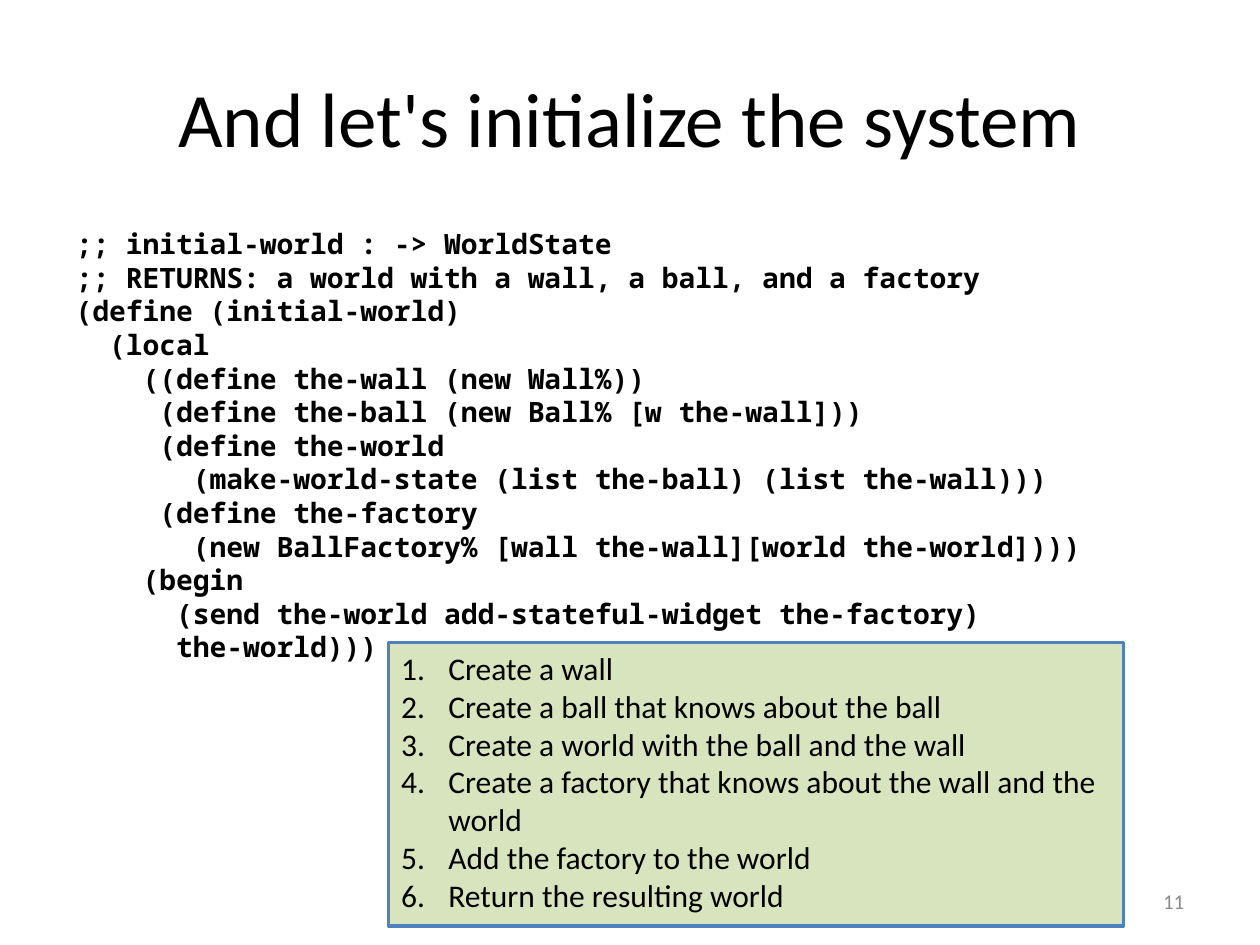
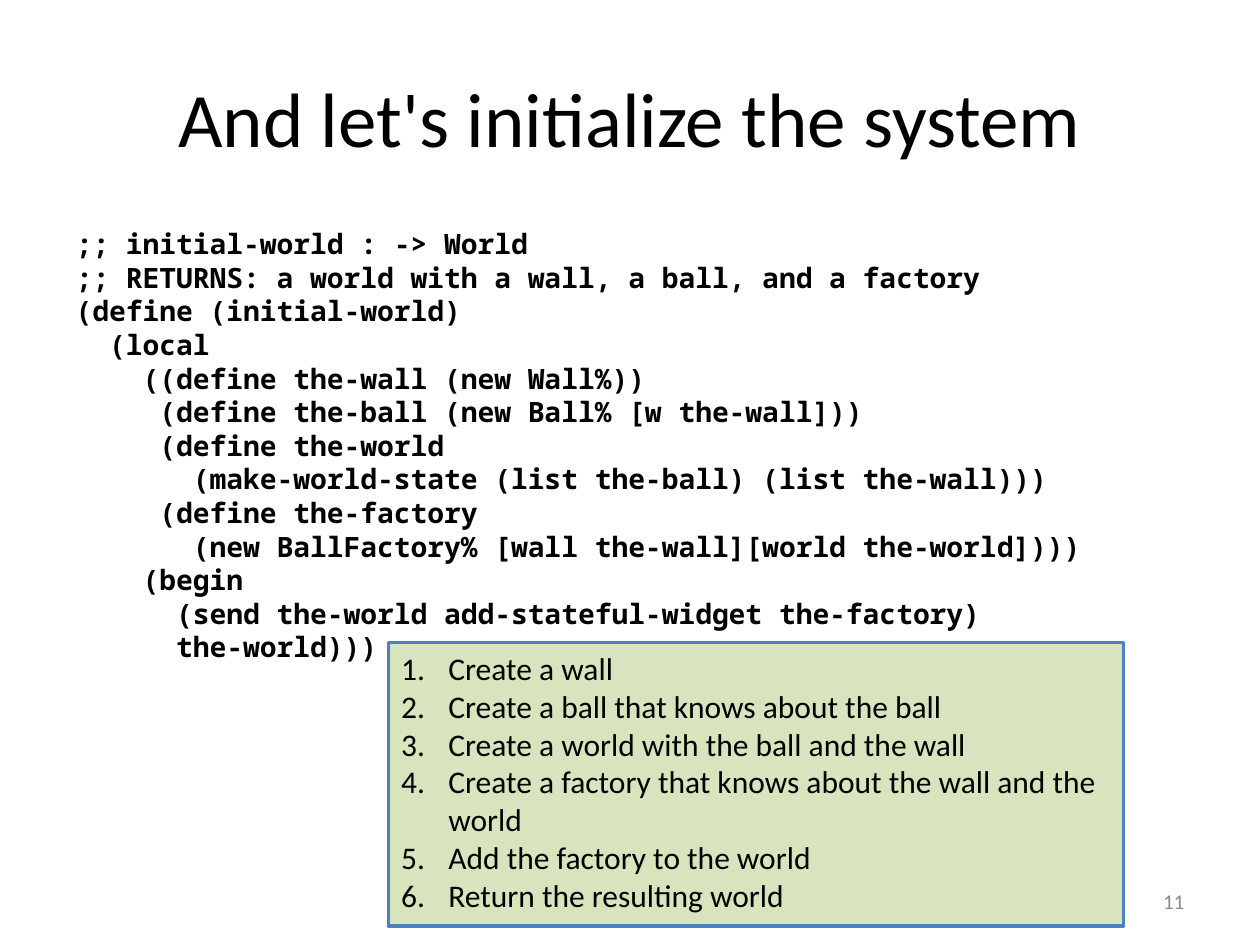
Before and after one commit to mwand/cs5010f16, a slide deck: slide 11 of Slides/Lesson 10.5 Generalizing this Design.pptx. Drawn at 1260x945 pixels with LibreOffice and Linux fonts; fonts in the diff are those of the drawing. Boxes give left, top, right and bottom in pixels: in the first picture for what was removed or moved away, otherwise in the second. Text is boxed around its words. In the diff, an @@ line names an element or a change of style, - is before the commit and + after.

```diff
--- a/Slides/Lesson 10.5 Generalizing this Design.pptx
+++ b/Slides/Lesson 10.5 Generalizing this Design.pptx
@@ text at bbox=[126, 232, 528, 255]: text changed @@
-;; initial-world : -> WorldState
+;; initial-world : -> World
```
Also in this commit, not shown: 4 other slides changed, 11 other files.
